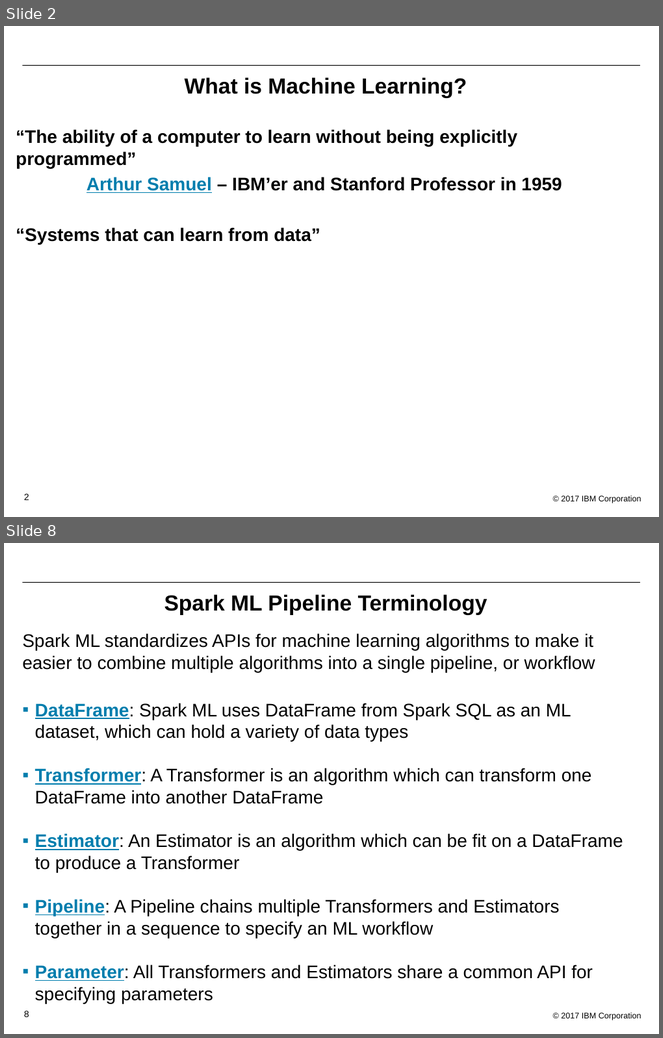
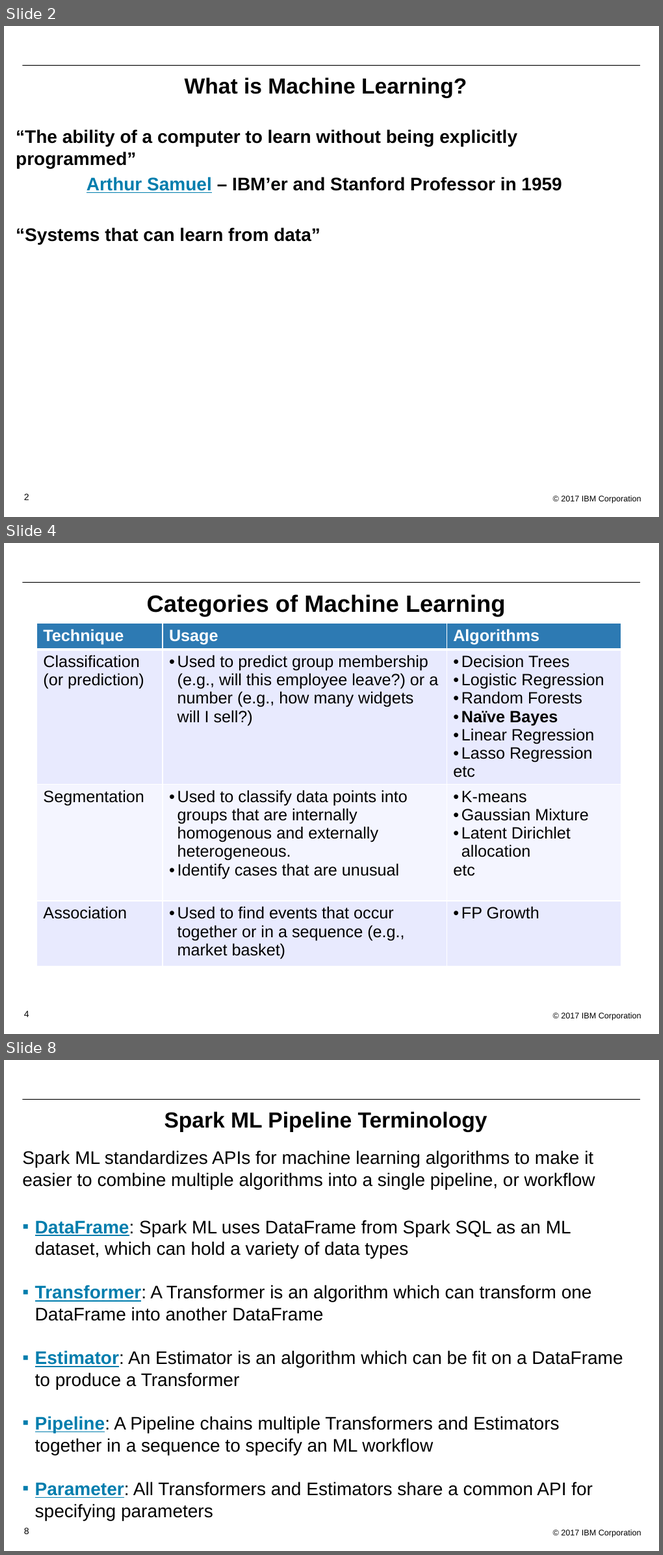
Before and after one commit to bleonardb3/Proof-of-Technology, a slide deck: DSX/Lab-2/Lab2-MachineLearning.pptx. Shown one above the other, each under a label of ours: slides 2 and 8 before the commit, slides 2, 4 and 8 after it; the slides between them are not shown. The pictures are 663x1038 and 663x1555 pixels, drawn with LibreOffice and Linux fonts; fonts in the diff are those of the drawing; background and template pictures are left out. Boxes give left, top, right and bottom in pixels: in the first picture for what was removed or moved away, otherwise in the second. Text is boxed around its words. In the diff, an @@ line names an element or a change of style, - is before the commit and + after.

```diff
--- a/DSX/Lab-2/Lab2-MachineLearning.pptx
+++ b/DSX/Lab-2/Lab2-MachineLearning.pptx
@@ slide 4 added at [4,543,659,1034], background #FFFFFF; not listed: 3 template elements that a slide beside it also shows @@
@@ title added at [147,594,506,617], 26 pt, text #000000, bold @@
+Categories of Machine Learning
@@ table added at [36,623,622,975], 4 rows, 3 columns @@
+Technique | Usage | Algorithms
+Classification / (or prediction) | Used to predict group membership (e.g., will this employee leave?) or a number (e.g., how many widgets will I sell?) | Decision Trees / Logistic Regression / Random Forests / Naïve Bayes / Linear Regression / Lasso Regression / etc
+Segmentation | Used to classify data points into groups that are internally homogenous and externally heterogeneous. / Identify cases that are unusual | K-means / Gaussian Mixture / Latent Dirichlet allocation / etc
+Association | Used to find events that occur together or in a sequence (e.g., market basket) | FP Growth
```
Also in this commit, not shown: 5 slides changed, 27 slides removed.
